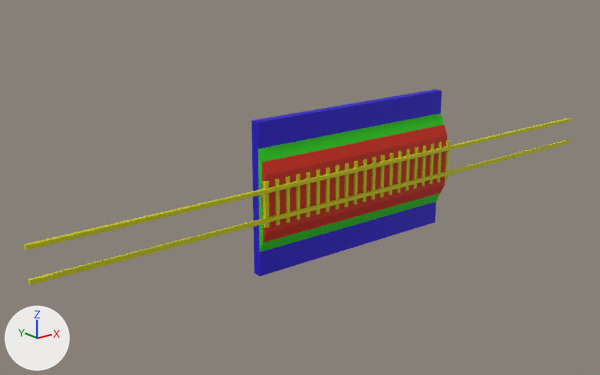
An edit to the OBJ model data/railsim/test/modeshape/shape0.obj, drawn before and after from the same camera.
One viewpoint serves both versions: a 50 mm lens placed at (-10.8, -31.0, 12.9), pointed at (16.0, 2.4, -0.5). Every picture has the same lights, and +X, +Y and +Z are marked at lower left. Where no turn or scale is listed for an object, it has been applied to the vertices. Vertices at the same position are counted once.

The older version as bpy lines, for what is in view:
```python
mat_blue = principled_material('blue')
mat_blue.base_color = (0.0166, 0.0, 0.592)  # blue #2300ca
mat_blue.roughness = 0.683
mat_green = principled_material('green')
mat_green.base_color = (0.0166, 0.592, 0.0)  # green #23ca00
mat_green.roughness = 0.683
me_shape0 = bpy.data.meshes.new('shape0')
me_shape0.from_pydata(...)  # 6106 vertices, 6413 faces; spans x 0.0..37.0, y -0.1..1.2, z -4.0..4.0
# faces by material slot: [1913, 1624, 620, 2256]
me_shape0.materials.append(mat_yellow)  # yellow #caca00
me_shape0.materials.append(mat_red)  # red #ca2300
me_shape0.materials.append(mat_green)  # green #23ca00
me_shape0.materials.append(mat_blue)  # blue #2300ca
ob_shape0 = bpy.data.objects.new('shape0', me_shape0)
ob_shape0.location = (0.0, 0.0, 0.0)
```
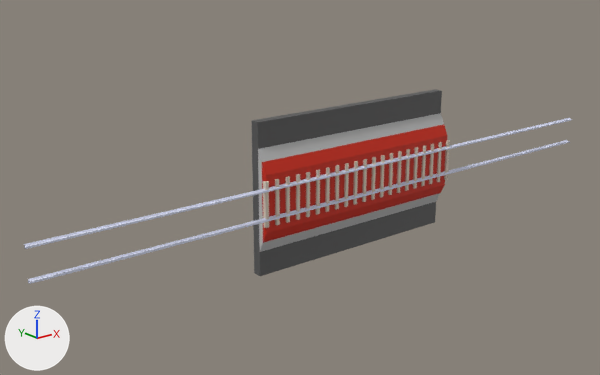
Where the change shows, as pixel boxes [x1, y1, x2, y2] in the pictures (600 x 375 px):
'shape0', recoloured, reshaped
    before: [24, 89, 572, 285]
    after: [24, 89, 572, 284]
part 1 of me_shape0, built on
    before: [24, 118, 572, 285]
    after: [24, 118, 572, 284]
part 2 of me_shape0, recoloured (yellow to grey)
    both: [263, 140, 450, 228]

The change in detail:
Material 'green' (mat_green) changes colour from green #23ca00 to grey #bcbcbc; in linear values from (0.0166, 0.592, 0.0) to (0.5, 0.5, 0.5).
Material 'blue' (mat_blue) changes colour from blue #2300ca to dark grey #595959; in linear values from (0.0166, 0.0, 0.592) to (0.1, 0.1, 0.1).
Material 'sleepers' (mat_sleepers) is new.
Its base color is (0.7, 0.6, 0.5) (light grey #dacbbc).
Its roughness is 1.0.
Material 'rails' (mat_rails) is new.
Its base color is (0.7, 0.73, 0.9) (white #dadef3).
Its roughness is 1.0.
me_shape0 is used by ob_shape0; location (0.0, 0.0, 0.0).
me_shape0 had 6106 vertices, 6413 faces and spanned x 0.0..37.0, y -0.1..1.2, z -4.0..4.0.
me_shape0 now has 6622 vertices, 6831 faces and spans x 0.0..37.0, y -0.1..1.2, z -4.0..4.0.
me_shape0 part 1: 139 vertices moved within x 0.0..37.0, y -0.1..0.1, z -0.8..0.8; 86 vertices removed from x 0.0..37.0, y -0.1, z -0.9..0.9; 602 vertices added at x 0.0..37.0, y -0.1..0.1, z -0.8..0.8.
me_shape0 part 2: 1441 faces spanning x 11.9..25.1, y 0.0..0.2, z -1.2..1.2 switch from mat_yellow (yellow #caca00) to mat_sleepers (light grey #dacbbc).
me_shape0 now uses material mat_rails (white #dadef3).
